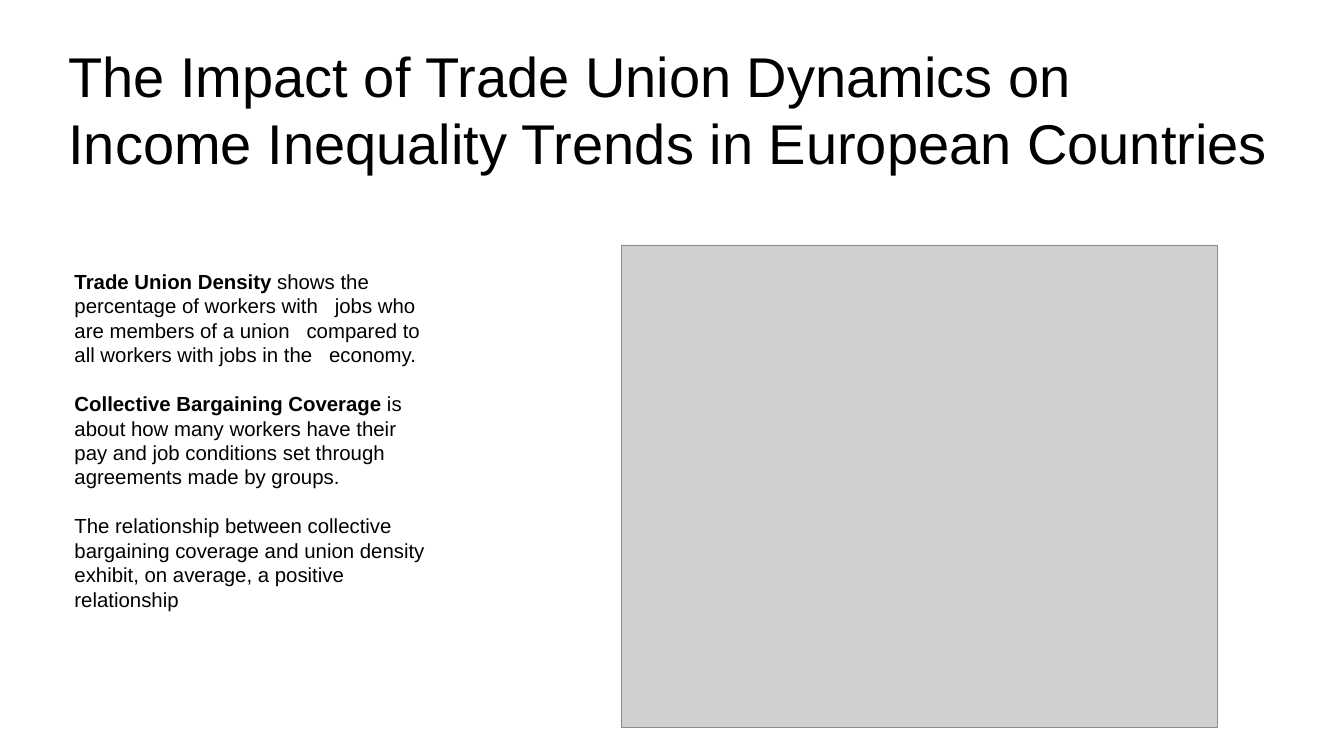
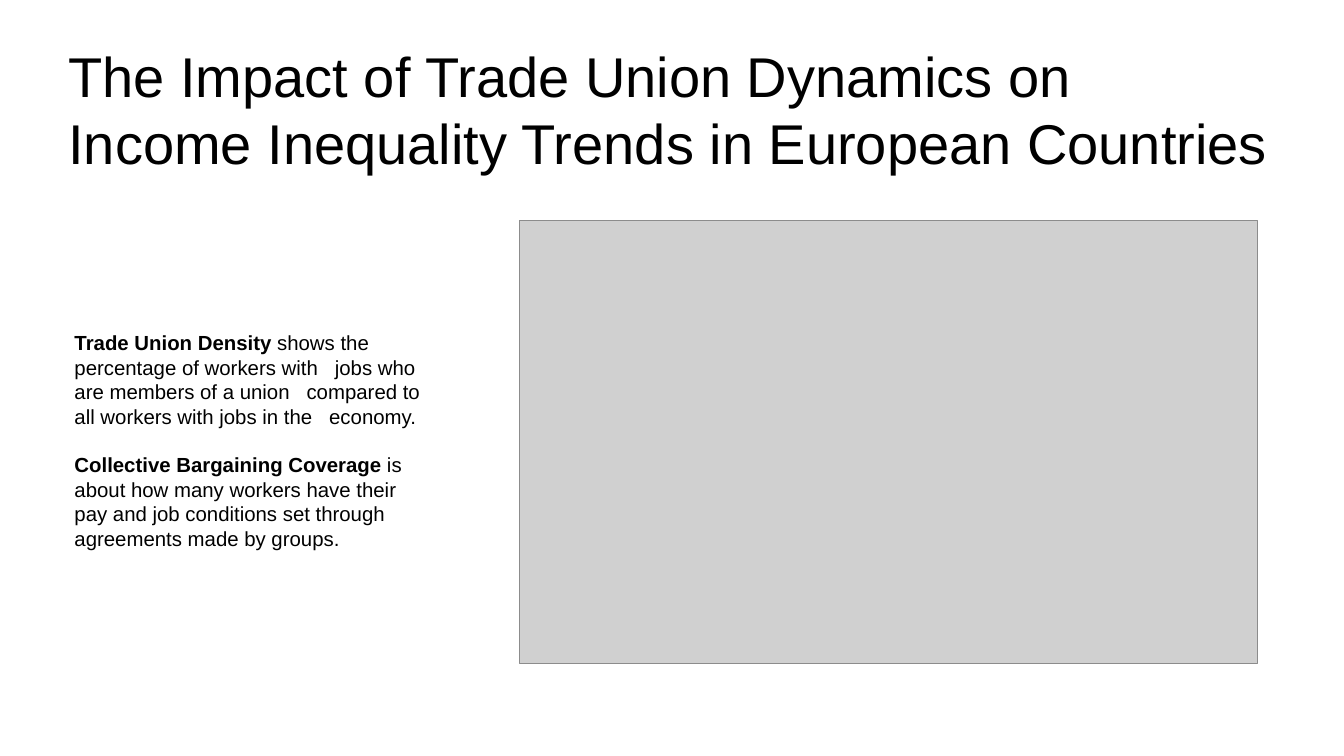
Before and after one commit to Jacopo21/MA_Thesis, a slide deck: slide 2 of presentations/presentation_JacopoBinati.pptx. Drawn at 1344x756 pixels with LibreOffice and Linux fonts; fonts in the diff are those of the drawing; grey boxes stand for pictures; background and template pictures are left out. Boxes give left, top, right and bottom in pixels: in the first picture for what was removed or moved away, otherwise in the second. Text is boxed around its words. In the diff, an @@ line names an element or a change of style, - is before the commit and + after.

```diff
--- a/presentations/presentation_JacopoBinati.pptx
+++ b/presentations/presentation_JacopoBinati.pptx
@@ picture: place and size @@
-picture at [621,245,1217,728]
+picture at [520,220,1257,663]
@@ text "Trade Union Density shows the ...": place and size @@
-text "Trade Union Density shows the ..." at [74,274,425,612]
+text "Trade Union Density shows the ..." at [74,335,420,551]
@@ text at [74,518,425,612]: paragraph removed @@
-The relationship between collective bargaining coverage and union density exhibit, on average, a positive relationship
```
Also in this commit, not shown: 4 other slides changed, 5 slides added, 1 slide removed, 14 other files.
